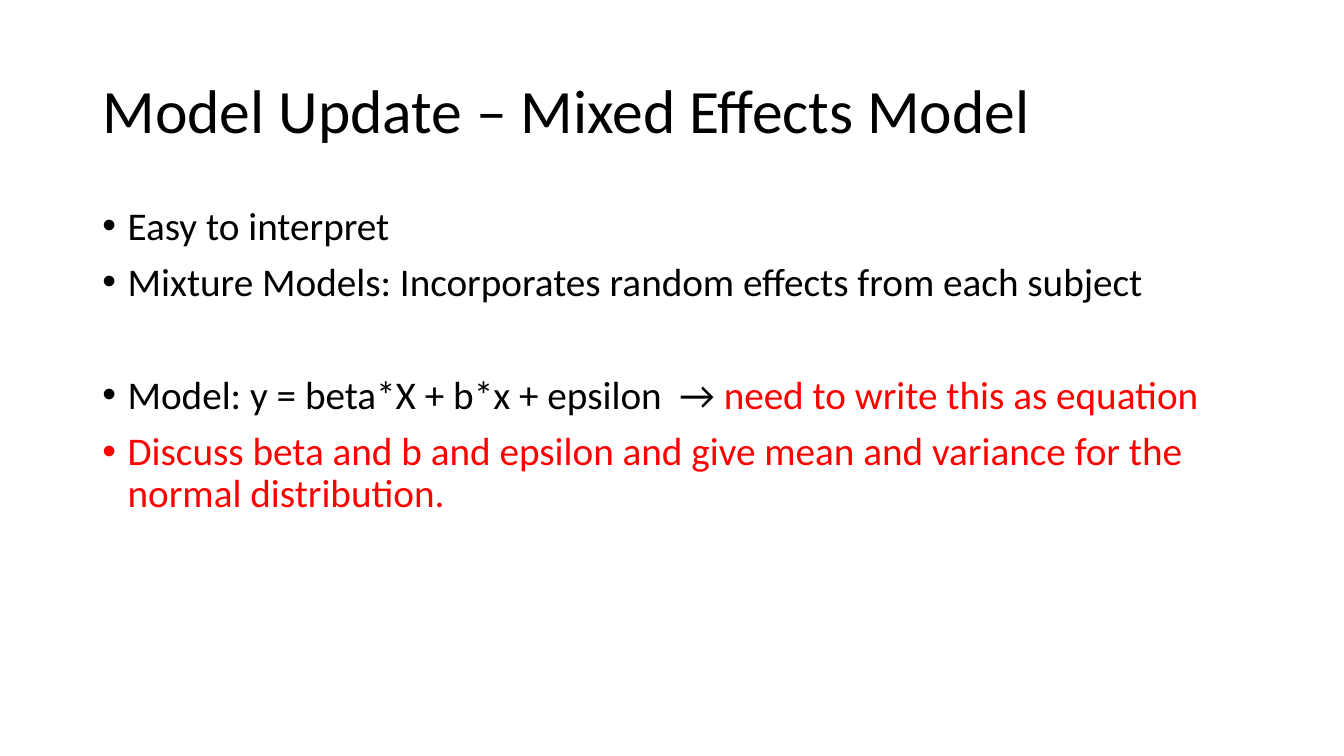
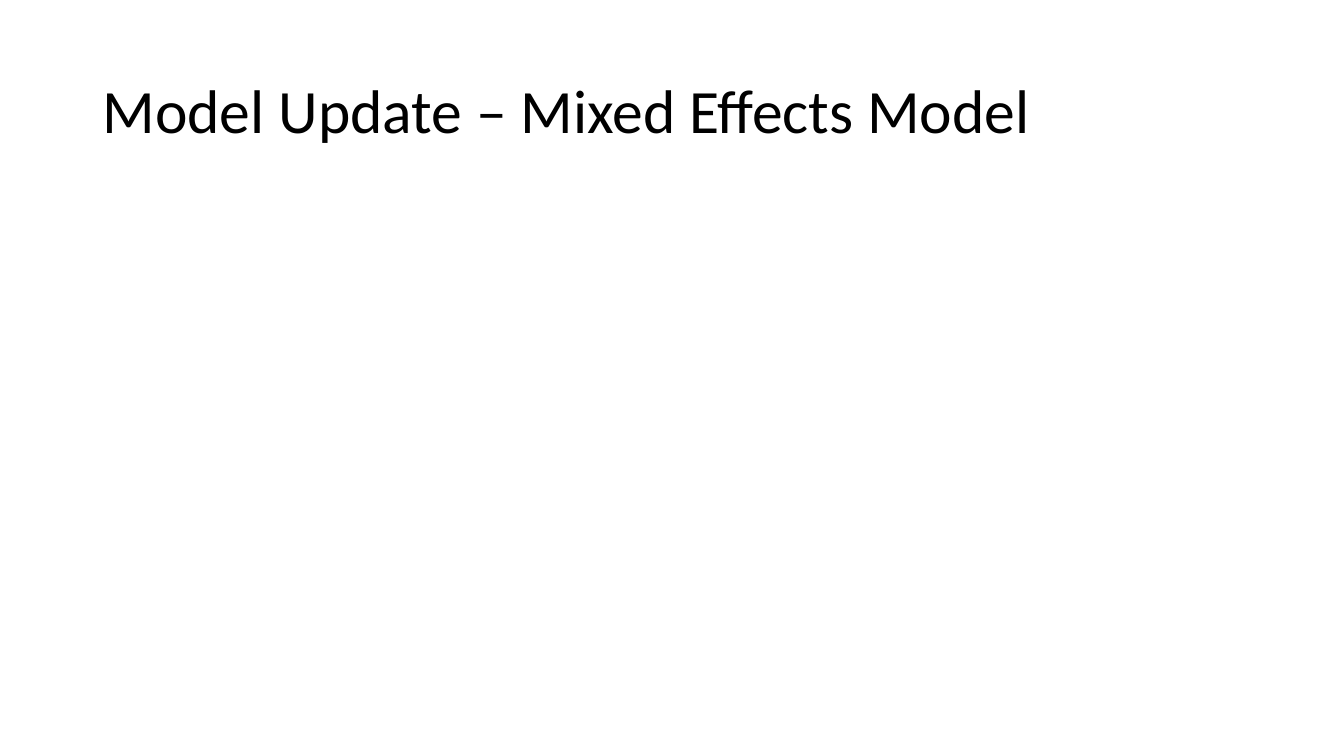
Before and after one commit to donaldsonm731/Asthma_Prediction, a slide deck: slide 11 of Mid_Semester_Pres.pptx. Drawn at 1344x756 pixels with LibreOffice and Linux fonts; fonts in the diff are those of the drawing; grey boxes stand for pictures. Boxes give left, top, right and bottom in pixels: in the first picture for what was removed or moved away, otherwise in the second. Text is boxed around its words. In the diff, an @@ line names an element or a change of style, - is before the commit and + after.

```diff
--- a/Mid_Semester_Pres.pptx
+++ b/Mid_Semester_Pres.pptx
@@ text removed at <box>128,213,1198,508</box> @@
-• Easy to interpret
-• Mixture Models: Incorporates random effects from each subject
-• Model: y = beta*X + b*x + epsilon → need to write this as equation
-• Discuss beta and b and epsilon and give mean and variance for the normal distribution.
```
Also in this commit, not shown: 4 other slides changed, 2 other files.
